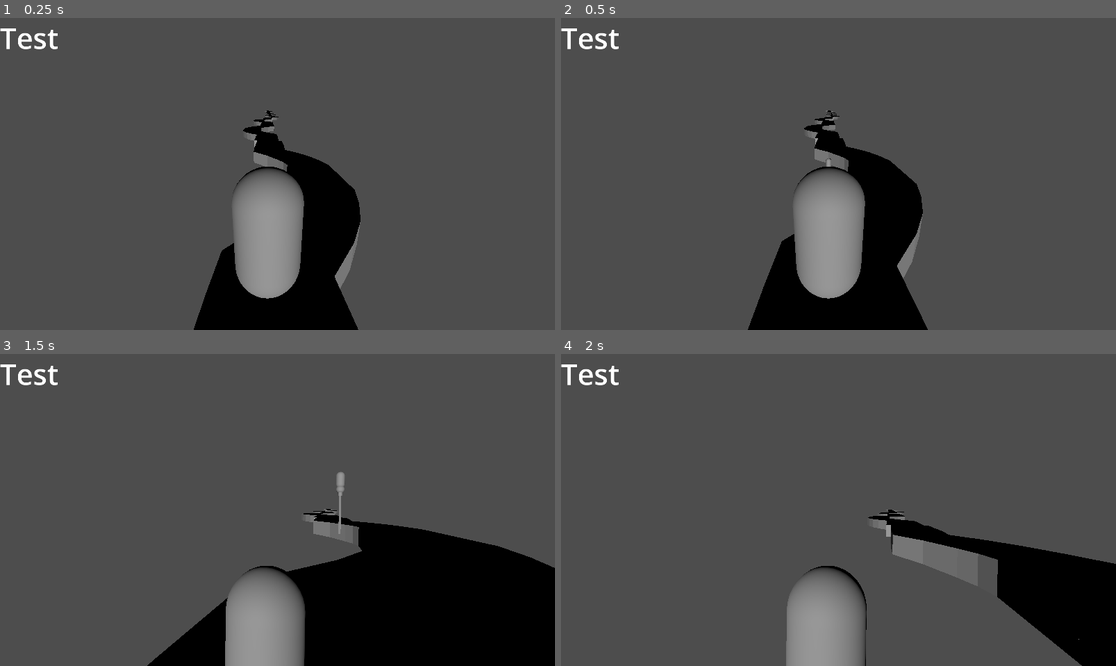
Above: before the commit, frames 1-4 (two rows, left to right).
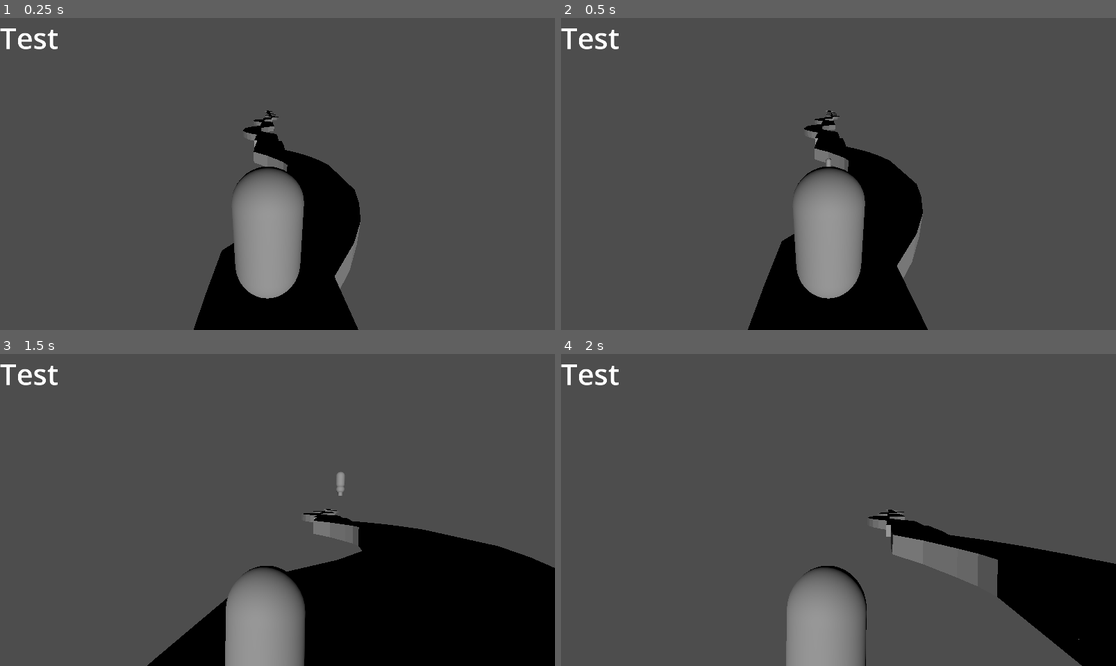
Above: after the commit, the same moments.

Repository: TomasKynicky/wetTag
Game: Godot game, scene res://master.tscn
The game is run twice, just before and just after one commit, with the same random seed, the same clock (stepped at 60 frames per second) and the same inputs.
Inputs (mouse positions are in pixels of both pictures, inside the frame that each line leads up to):
- Up to frame 1 (0.25 s): no input
- Up to frame 2 (0.5 s): no input
- Up to frame 3 (1.5 s): tap Enter (ui_accept) at 0.5, 0.77 s; move the mouse to (305, 510) at 0.52 s; hold Up (ui_up) from 0.53 s (still down); tap C (crouch) at 0.6 s; move the mouse to (249, 510) at 1.27 s; tap Shift (sprint) at 1.35 s
- Up to frame 4 (2 s): keep holding Up (ui_up); tap Enter (ui_accept) at 1.52 s

Frames 1-2 are identical in both runs. In frame 3, less than 0.1% of the frame differs, in the area x 60-62%, y 45-58%; in frame 4, nothing differs.
Error after the commit: Parse Error: Value of type "Curve" cannot be assigned to a variable of type "Texture2D". (res://turret.gd:125)

Commit message:
fix: try fixing the turret

Diff:
--- a/bullet.gd
+++ b/bullet.gd
@@ -1,33 +1,105 @@
-extends Area3D
+# bullet.gd
+extends RigidBody3D
 
-@export var life_time: float = 3.0
-@export var damage: float = 10.0
-@export var lock_time: float = 2.0
+@export var speed: float = 180.0
+@export var lifetime: float = 8.0
+@export var stun_duration: float = 1.5
+@export var projectile_group: String = "projectile"
+@export var grace_time: float = 0.08
+@export var enable_mask_after_grace: int = 1
+@export var collision_layer_bits: int = 1
+@export var use_gravity: bool = true
+@export var mass_override: float = 0.05
+@export var linear_damp_override: float = 0.0
+@export var angular_damp_override: float = 0.0
 
-var _vel: Vector3 = Vector3.ZERO
-var _alive: float = 0.0
+var direction: Vector3 = Vector3(0, 0, -1)
+var shooter: Node3D = null
+var _t: float = 0.0
+var _grace: float = 0.0
+var _trail: GPUParticles3D
 
-func shoot(velocity: Vector3) -> void:
-	_vel = velocity
-	look_at(global_transform.origin + _vel.normalized(), Vector3.UP)
+func set_shooter(n: Node3D) -> void:
+	shooter = n
+
+func configure(dir: Vector3, spd: float, life: float, stun: float) -> void:
+	direction = dir.normalized()
+	speed = spd
+	lifetime = life
+	stun_duration = stun
+
+func _ready() -> void:
+	if not is_in_group(projectile_group):
+		add_to_group(projectile_group)
+
+	freeze = false
+	can_sleep = false
+	sleeping = false
+
+	gravity_scale = 1.0 if use_gravity else 0.0
+	continuous_cd = true
+	contact_monitor = true
+	max_contacts_reported = 8
+
+	collision_layer = 0
+	collision_mask = 0
+
+	mass = mass_override
+	linear_damp = linear_damp_override
+	angular_damp = angular_damp_override
+
+	linear_velocity = direction * speed
+	apply_impulse(direction * speed * mass)
+
+	body_entered.connect(_on_body_entered)
+
+	_grace = grace_time
+
+	_trail = _make_trail()
+	add_child(_trail)
+	_trail.emitting = true
 
 func _physics_process(delta: float) -> void:
-	_alive += delta
-	if _alive >= life_time:
+	_t += delta
+
+	if sleeping:
+		PhysicsServer3D.body_set_state(get_rid(), PhysicsServer3D.BODY_STATE_SLEEPING, false)
+
+	if _grace > 0.0:
+		_grace -= delta
+		if _grace <= 0.0:
+			collision_layer = collision_layer_bits
+			collision_mask = enable_mask_after_grace
+
+	if _t >= lifetime:
 		queue_free()
+
+func _on_body_entered(body: Node) -> void:
+	if shooter != null and (body == shooter or shooter.is_ancestor_of(body)):
 		return
-	var from: Vector3 = global_transform.origin
-	var to: Vector3 = from + _vel * delta
-	var space: PhysicsDirectSpaceState3D = get_world_3d().direct_space_state
-	var query: PhysicsRayQueryParameters3D = PhysicsRayQueryParameters3D.create(from, to)
-	var hit: Dictionary = space.intersect_ray(query)
-	if hit:
-		var collider: Object = hit.get("collider")
-		if collider:
-			if collider.has_method("apply_damage"):
-				collider.call("apply_damage", damage)
-			if collider.has_method("lock_movement"):
-				collider.call("lock_movement", lock_time)
-		queue_free()
-	else:
-		global_transform.origin = to
+	if body.is_in_group(projectile_group):
+		return
+	if body.is_in_group("player") and body.has_method("stun"):
+		body.stun(stun_duration)
+	queue_free()
+
+func _make_trail() -> GPUParticles3D:
+	var p := GPUParticles3D.new()
+	p.amount = 64
+	p.lifetime = 0.25
+	p.one_shot = false
+	p.preprocess = 0.0
+	var m := ParticleProcessMaterial.new()
+	m.gravity = Vector3(0, 0, 0)
+	m.initial_velocity_min = 0.0
+	m.initial_velocity_max = 0.5
+	m.direction = Vector3(0, 0, 0)
+	m.scale_curve = Curve.new()
+	m.scale_curve.add_point(0.0, 0.8)
+	m.scale_curve.add_point(1.0, 0.0)
+	p.process_material = m
+	var mesh := QuadMesh.new()
+	mesh.size = Vector2(0.08, 0.08)
+	p.draw_pass_1 = mesh
+	p.local_coords = false
+	return p
--- a/bullet.tscn
+++ b/bullet.tscn
@@ -1,20 +1,31 @@
 [gd_scene load_steps=4 format=3 uid="uid://cewx6jj0ndhph"]
 
-[ext_resource type="Script" uid="uid://dtdk5kwfk0fnu" path="res://bullet.gd" id="1_v7oki"]
+[ext_resource type="Script" uid="uid://be8tgw7wch241" path="res://bullet.gd" id="1_v7oki"]
 
 [sub_resource type="SphereShape3D" id="SphereShape3D_rtl8c"]
 
 [sub_resource type="SphereMesh" id="SphereMesh_v7oki"]
 
 [node name="Bullet" type="Node3D"]
+transform = Transform3D(0.3, 0, 0, 0, 0.3, 0, 0, 0, 0.3, 0, 0, 0)
 
-[node name="Area3D" type="Area3D" parent="."]
+[node name="RigidBody3D" type="RigidBody3D" parent="."]
+transform = Transform3D(0.99999994, 0, 0, 0, 0.99999994, 0, 0, 0, 0.99999994, 0, 0, 0)
 script = ExtResource("1_v7oki")
+speed = 100.0
+lifetime = 10.0
+stun_duration = null
+projectile_group = null
+grace_time = null
+enable_mask_after_grace = null
+use_gravity = null
+collision_layer_bits = null
+linear_damp_override = null
+angular_damp_override = null
 
-[node name="CollisionShape3D" type="CollisionShape3D" parent="Area3D"]
-transform = Transform3D(0.38455844, 0, 0, 0, 0.40372917, 0, 0, 0, 0.34223932, 0, 0, 0)
+[node name="CollisionShape3D" type="CollisionShape3D" parent="RigidBody3D"]
+transform = Transform3D(1.0000001, 0, 0, 0, 1.0000001, 0, 0, 0, 1.0000001, 0, 0, 0)
 shape = SubResource("SphereShape3D_rtl8c")
 
 [node name="MeshInstance3D" type="MeshInstance3D" parent="."]
-transform = Transform3D(0.34375522, 0, 0, 0, 0.36551815, 0, 0, 0, 0.345833, 0, 0, 0)
 mesh = SubResource("SphereMesh_v7oki")
--- a/turret.gd
+++ b/turret.gd
@@ -1,116 +1,137 @@
+# turret.gd
 extends Node3D
 
 @onready var area: Area3D = $Area3D
 @onready var turret_head: Node3D = $Skeleton3D/TurretHead
 @onready var turret_cannon: Node3D = $Skeleton3D/TurretHead/TurretCanon
 @onready var muzzle: Marker3D = $Skeleton3D/TurretHead/TurretCanon/Muzzle
+@onready var fire_timer: Timer = $FireTimer
 
+@export var target_group: String = "player"
+@export var projectile_group: String = "projectile"
+@export var pitch_limits_deg: Vector2 = Vector2(-45.0, 45.0)
+@export_range(-180.0, 180.0, 1.0) var yaw_offset_deg: float = 0.0
+@export var invert_pitch: bool = false
 @export var bullet_scene: PackedScene
-@export var fire_rate_hz: float = 2.0
-@export var bullet_speed: float = 60.0
-@export var aim_cone_deg: float = 45.0   # větší kužel → nemusí mířit 100% přesně
-
-@export var target_group := "player"
-@export var pitch_limits_deg := Vector2(-45.0, 45.0)
-@export_range(-180.0, 180.0, 1.0) var yaw_offset_deg := 0.0
-@export var invert_pitch := false
+@export var fire_rate_hz: float = 3.0
+@export var bullet_speed: float = 180.0
+@export var bullet_lifetime_s: float = 8.0
+@export var stun_duration_s: float = 1.5
+@export var max_fire_distance: float = 500.0
+@export var spawn_offset: float = 2.0
 
 var _target: Node3D = null
-var _cooldown: float = 0.0
+
+func _update_fire_timer() -> void:
+	var hz: float = max(fire_rate_hz, 0.1)
+	fire_timer.wait_time = 1.0 / hz
+	fire_timer.one_shot = false
+	fire_timer.autostart = false
 
 func _ready() -> void:
+	area.monitoring = true
+	area.monitorable = true
 	area.body_entered.connect(_on_area_body_entered)
 	area.body_exited.connect(_on_area_body_exited)
-	area.monitoring = true
-	area.monitorable = true
+	_update_fire_timer()
+	if not fire_timer.timeout.is_connected(shoot):
+		fire_timer.timeout.connect(shoot)
+	fire_timer.stop()
 
-func _physics_process(delta: float) -> void:
-	_cooldown = max(0.0, _cooldown - delta)
-	_refresh_target_if_needed()
-
+func _physics_process(_delta: float) -> void:
+	if not _is_valid_target(_target):
+		for b in area.get_overlapping_bodies():
+			if b is Node3D and not b.is_in_group(projectile_group) and (target_group == "" or (b as Node3D).is_in_group(target_group)):
+				_target = b as Node3D
+				break
 	if _is_valid_target(_target):
-		_aim_now(_target.global_transform.origin)
-		if _can_fire_now():
-			_fire()
+		aim(_target.global_transform.origin)
+		if fire_timer.is_stopped():
+			fire_timer.start()
+	else:
+		if not fire_timer.is_stopped():
+			fire_timer.stop()
 
 func _on_area_body_entered(body: Node) -> void:
+	if body.is_in_group(projectile_group):
+		return
 	if body is Node3D and (target_group == "" or body.is_in_group(target_group)):
 		_target = body as Node3D
+		if fire_timer.is_stopped():
+			fire_timer.start()
 
 func _on_area_body_exited(body: Node) -> void:
+	if body.is_in_group(projectile_group):
+		return
 	if body == _target:
 		_target = null
-
-func _refresh_target_if_needed() -> void:
-	if _is_valid_target(_target):
-		return
-
-	_target = null
-	var best: Node3D = null
-	var best_dist: float = INF
-
-	for b in area.get_overlapping_bodies():
-		if b is Node3D and (target_group == "" or b.is_in_group(target_group)):
-			var d: float = (b.global_transform.origin - turret_head.global_transform.origin).length()
-			if d < best_dist:
-				best = b
-				best_dist = d
-
-	_target = best
+		if not fire_timer.is_stopped():
+			fire_timer.stop()
 
 func _is_valid_target(n: Node3D) -> bool:
 	return n != null and is_instance_valid(n) and n.is_inside_tree()
 
-func _aim_now(target_pos: Vector3) -> void:
+func aim(target_pos: Vector3) -> void:
 	var head_pos: Vector3 = turret_head.global_transform.origin
 	var to: Vector3 = target_pos - head_pos
-
-	# YAW – otáčení hlavy
 	var yaw: float = atan2(to.x, to.z) + deg_to_rad(yaw_offset_deg)
-	turret_head.rotation.y = yaw
-	turret_head.rotation.x = 0.0
-	turret_head.rotation.z = 0.0
-
-	# PITCH – sklon kanónu
+	turret_head.rotation = Vector3(0.0, yaw, 0.0)
 	var dir_local: Vector3 = turret_head.to_local(target_pos)
 	var pitch: float = -atan2(dir_local.y, dir_local.z)
 	if invert_pitch:
 		pitch = -pitch
 	pitch = clamp(pitch, deg_to_rad(pitch_limits_deg.x), deg_to_rad(pitch_limits_deg.y))
+	turret_cannon.rotation = Vector3(pitch, 0.0, 0.0)
 
-	turret_cannon.rotation.x = pitch
-	turret_cannon.rotation.y = 0.0
-	turret_cannon.rotation.z = 0.0
-
-func _can_fire_now() -> bool:
-	if _cooldown > 0.0 or _target == null:
-		return false
-
-	# směr z hlavně
-	var forward: Vector3 = -muzzle.global_transform.basis.z
-	var to_target: Vector3 = (_target.global_transform.origin - muzzle.global_transform.origin).normalized()
-
-	# TADY byl ten error → explicitně float + clampf
-	var dot: float = clampf(forward.dot(to_target), -1.0, 1.0)
-	var ang: float = rad_to_deg(acos(dot))
-
-	# když nechceš řešit přesnost, můžeš tohle úplně vypnout:
-	# return true
-
-	return ang <= aim_cone_deg
-
-func _fire() -> void:
+func shoot() -> void:
+	if not _is_valid_target(_target):
+		if not fire_timer.is_stopped():
+			fire_timer.stop()
+		return
 	if bullet_scene == null:
 		return
+	var dist: float = global_position.distance_to(_target.global_position)
+	if dist > max_fire_distance:
+		return
 
-	var bullet: Node3D = bullet_scene.instantiate() as Node3D
+	var bullet := bullet_scene.instantiate()
+	if bullet == null:
+		return
 	get_tree().current_scene.add_child(bullet)
 
-	# spawn přesně v pozici a rotaci muzzle
-	bullet.global_transform = muzzle.global_transform
+	var muzzle_pos: Vector3 = muzzle.global_transform.origin
+	var dir_to_target: Vector3 = (_target.global_transform.origin - muzzle_pos).normalized()
+	if dir_to_target.length_squared() < 1e-6:
+		dir_to_target = -turret_cannon.global_transform.basis.z.normalized()
 
-	var dir: Vector3 = -muzzle.global_transform.basis.z
-	if bullet.has_method("shoot"):
-		bullet.call("shoot", dir * bullet_speed)
+	var spawn_pos: Vector3 = muzzle_pos + dir_to_target * spawn_offset
+	bullet.global_transform = Transform3D(muzzle.global_transform.basis, spawn_pos)
+	bullet.add_to_group(projectile_group)
 
-	_cooldown = 1.0 / max(fire_rate_hz, 0.001)
+	if bullet.has_method("set_shooter"):
+		bullet.set_shooter(self)
+	if bullet.has_method("configure"):
+		bullet.configure(dir_to_target, bullet_speed, bullet_lifetime_s, stun_duration_s)
+
+	_muzzle_flash()
+
+func _muzzle_flash() -> void:
+	var p := GPUParticles3D.new()
+	var m := ParticleProcessMaterial.new()
+	m.emission_shape = ParticleProcessMaterial.EMISSION_SHAPE_SPHERE
+	m.emission_sphere_radius = 0.05
+	m.initial_velocity_min = 0.0
+	m.initial_velocity_max = 0.0
+	m.scale_curve = Curve.new()
+	m.scale_curve.add_point(0.0, 1.0)
+	m.scale_curve.add_point(1.0, 0.0)
+	p.process_material = m
+	p.amount = 12
+	p.lifetime = 0.06
+	p.one_shot = true
+	var mesh := QuadMesh.new()
+	mesh.size = Vector2(0.12, 0.12)
+	p.draw_pass_1 = mesh
+	add_child(p)
+	p.global_transform.origin = muzzle.global_transform.origin
+	p.emitting = true
--- a/turret.tscn
+++ b/turret.tscn
@@ -9,18 +9,13 @@
 
 [sub_resource type="CylinderMesh" id="CylinderMesh_3oylf"]
 
-[sub_resource type="ORMMaterial3D" id="ORMMaterial3D_3oylf"]
-
-[sub_resource type="CylinderMesh" id="CylinderMesh_tjdg3"]
-material = SubResource("ORMMaterial3D_3oylf")
-
 [sub_resource type="BoxShape3D" id="BoxShape3D_coqkk"]
-size = Vector3(7.665039, 5.680542, 6.6123047)
+size = Vector3(12.419922, 5.680542, 10.996094)
 
 [node name="Turret" type="Node3D"]
 script = ExtResource("1_3oylf")
+invert_pitch = true
 bullet_scene = ExtResource("2_tjdg3")
-invert_pitch = true
 
 [node name="Skeleton3D" type="Skeleton3D" parent="."]
 
@@ -39,11 +34,10 @@
 skeleton = NodePath("../..")
 
 [node name="Muzzle" type="Marker3D" parent="Skeleton3D/TurretHead/TurretCanon"]
-transform = Transform3D(0.9999999, 3.5522176e-23, -6.617445e-23, 0, 1, 1.7763568e-15, 0, 9.947598e-14, 0.9999999, -0.011986759, -1.1817894, 0.014662174)
+transform = Transform3D(0.9999999, 3.552217e-23, -9.264423e-23, 0, 1, 1.7763568e-15, 0, 1.2789769e-13, 0.9999999, -0.011986766, -2.522461, 0.01466192)
 
-[node name="MeshInstance3D" type="MeshInstance3D" parent="Skeleton3D/TurretHead/TurretCanon"]
-transform = Transform3D(0.4785803, 3.5527137e-15, -2.3161057e-23, 0, 4.9886746, 0, 0, 1.1368684e-13, 0.29137906, -3.525599e-08, -5.35236, 0.29307854)
-mesh = SubResource("CylinderMesh_tjdg3")
+[node name="FireTimer" type="Timer" parent="."]
+wait_time = 0.7
 
 [node name="Area3D" type="Area3D" parent="."]
 
Not shown, added: bullet.gd.uid
Not shown, added: turret.gd.uid
Not shown: 1 places in turret.tscn that only renumber resources
